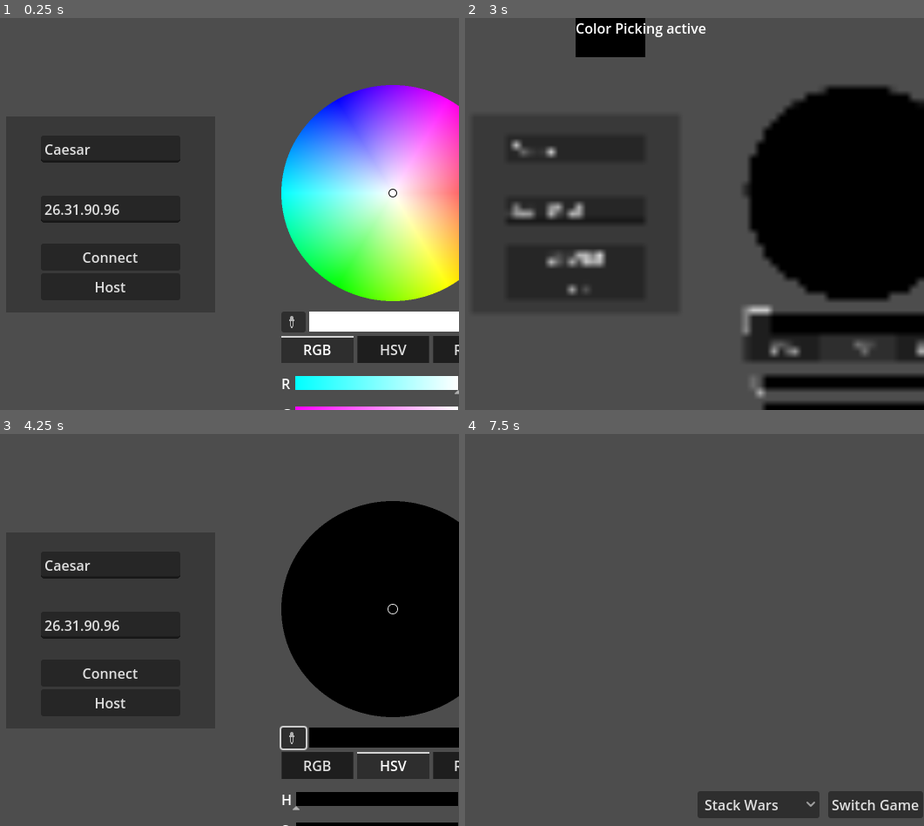
Above: before the commit, frames 1-4 (two rows, left to right).
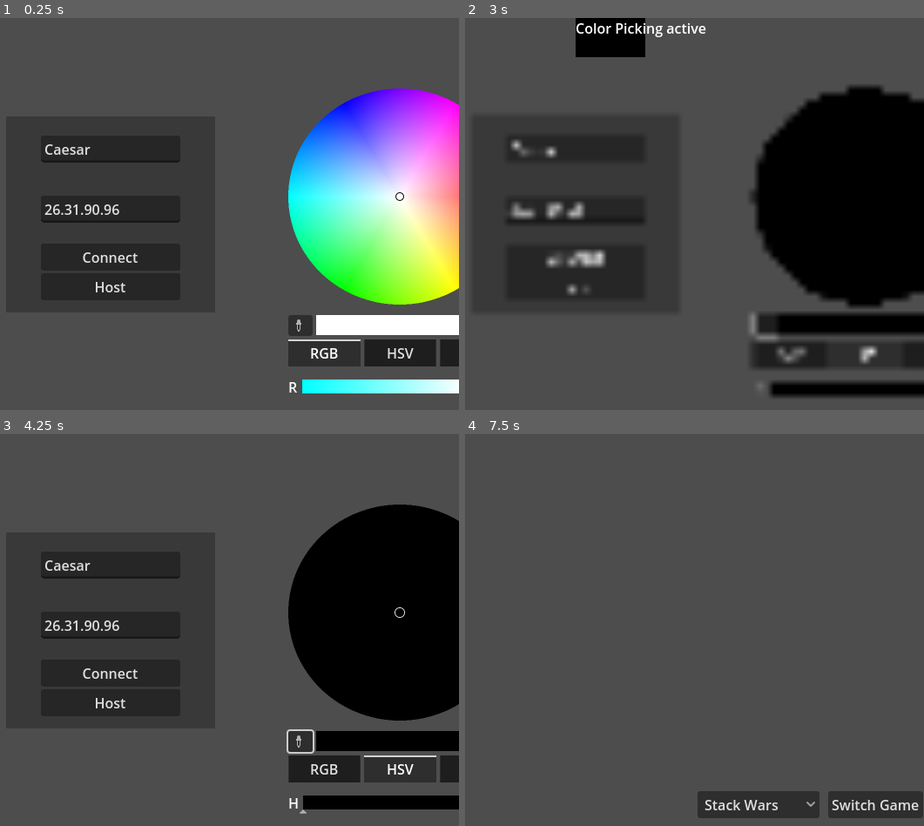
Above: after the commit, the same moments.

Repository: TheSecondReal0/sociedad-party
Game: Godot game, scene res://ui/main_menu/main_menu.tscn
Same seed, same stepped clock (60 frames per second), same inputs: the game is played once before the commit and once after it.
Inputs (mouse positions are in pixels of both pictures, inside the frame that each line leads up to; where the layout moved, square brackets give the same spot in the first picture):
- Up to frame 1 (0.25 s): no input
- Up to frame 2 (3 s): click (763, 323) [758, 323] at 0.5 s; click "RGB" at 1.25 s; click "HSV" at 2 s; click (763, 323) [758, 323] at 2.75 s
- Up to frame 3 (4.25 s): click "RGB" at 3.5 s
- Up to frame 4 (7.5 s): click "HSV" at 4.25 s; click (763, 739) [758, 739] at 5 s; click "RGB" at 5.75 s; click "HSV" at 6.5 s; click "Host" at 7.25 s

The runs differ from the first frame. In frame 1, 4.6% of the frame differs, in the area x 61-100%, y 17-100%; in frame 2, 5.9%, in the area x 60-100%, y 17-100%; in frame 3, 4.6%; in frame 4, nothing differs.

Commit message:
updated main scene

Diff:
--- a/src/games/stack_wars/main/main.tscn
+++ b/src/games/stack_wars/main/main.tscn
@@ -1,6 +1,8 @@
-[gd_scene load_steps=2 format=3 uid="uid://cj5g8670v44vo"]
+[gd_scene load_steps=4 format=3 uid="uid://cj5g8670v44vo"]
 
 [ext_resource type="Script" path="res://games/stack_wars/main/main.gd" id="1_xgayc"]
+[ext_resource type="PackedScene" uid="uid://ci1hw41i1rupn" path="res://games/stack_wars/ui/stack/stack.tscn" id="2_0asod"]
+[ext_resource type="PackedScene" uid="uid://dghqobmbg3g17" path="res://games/stack_wars/ui/hand/hand.tscn" id="3_tnife"]
 
 [node name="main" type="Control"]
 layout_mode = 3
@@ -10,3 +12,17 @@
 grow_horizontal = 2
 grow_vertical = 2
 script = ExtResource("1_xgayc")
+
+[node name="stack" parent="." instance=ExtResource("2_0asod")]
+layout_mode = 1
+offset_left = 196.0
+offset_top = 47.0
+offset_right = -137.0
+offset_bottom = -182.0
+
+[node name="hand" parent="." instance=ExtResource("3_tnife")]
+layout_mode = 1
+offset_left = 68.0
+offset_top = -202.0
+offset_right = -60.0
+offset_bottom = -1.0
--- a/src/project.godot
+++ b/src/project.godot
@@ -24,6 +24,8 @@
 
 [display]
 
+window/size/viewport_width=1280
+window/size/viewport_height=720
 window/stretch/mode="2d"
 window/stretch/aspect="expand"
 
--- a/src/ui/main_menu/main_menu.tscn
+++ b/src/ui/main_menu/main_menu.tscn
@@ -73,10 +73,10 @@
 anchor_top = 0.1
 anchor_right = 0.67
 anchor_bottom = 0.1
-offset_left = 56.0
-offset_top = 28.0
-offset_right = 28.0
-offset_bottom = 28.0
+offset_left = 64.0
+offset_top = 32.0
+offset_right = 32.0
+offset_bottom = 32.0
 theme = ExtResource("1_q75p3")
 edit_alpha = false
 picker_shape = 2
